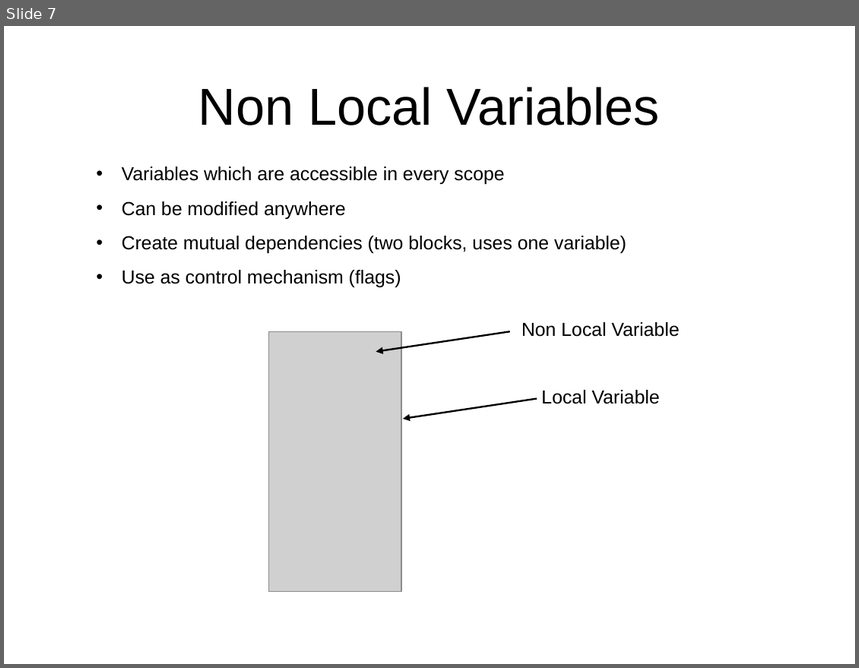
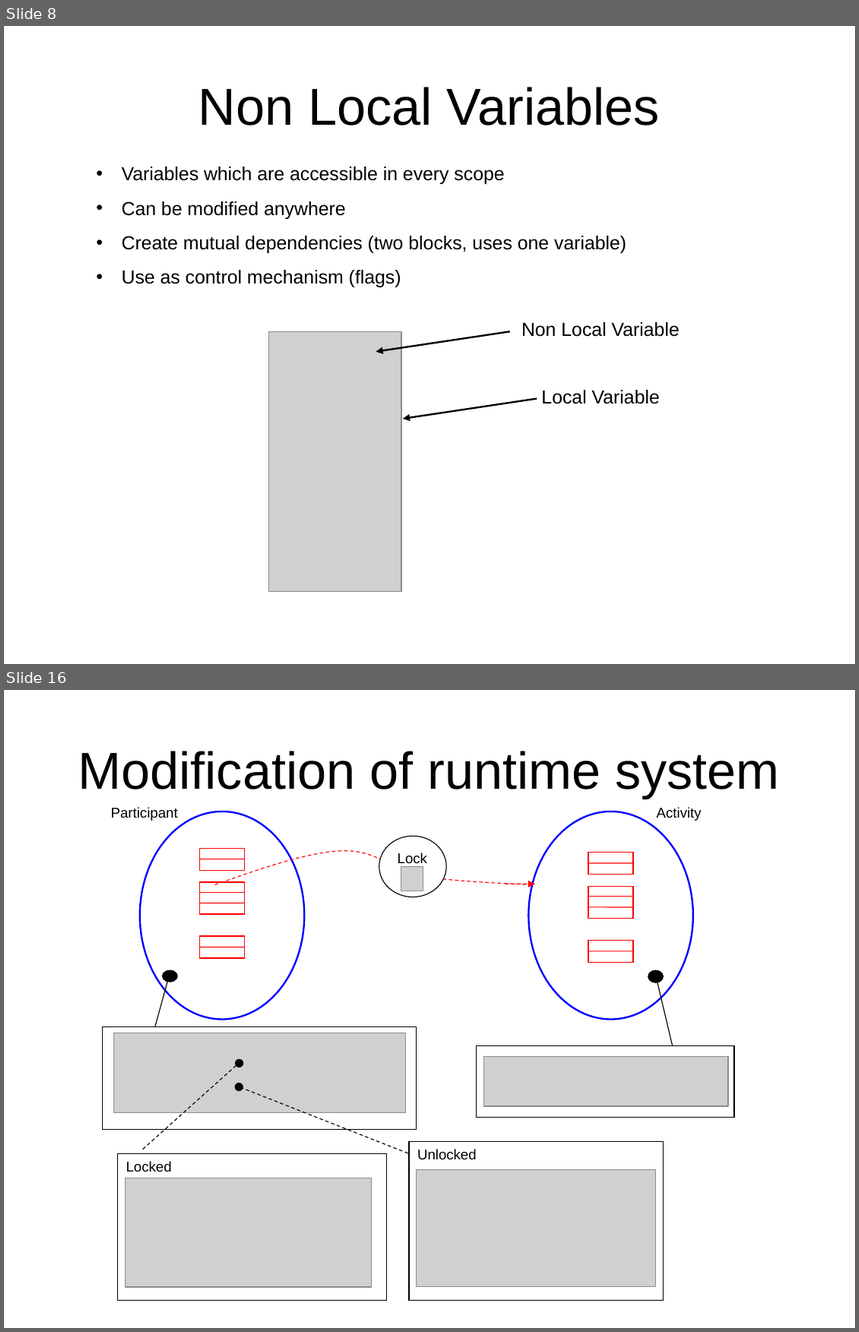
Before and after one commit to isurup/kalle-martin-group, a slide deck: SSE2/slides/2 Translation.ppt. Shown one above the other, each under a label of ours: slide 7 before the commit, slides 8 and 16 after it; the slides between them are not shown. The pictures are 859x668 and 859x1332 pixels, drawn with LibreOffice and Linux fonts; fonts in the diff are those of the drawing; grey boxes stand for pictures. Boxes give left, top, right and bottom in pixels: in the first picture for what was removed or moved away, otherwise in the second. Text is boxed around its words. In the diff, an @@ line names an element or a change of style, - is before the commit and + after.

```diff
--- a/SSE2/slides/2 Translation.ppt
+++ b/SSE2/slides/2 Translation.ppt
@@ slide 16 added at (x1=4, y1=690, x2=855, y2=1328), background #FFFFFF @@
@@ title added at (x1=78, y1=751, x2=780, y2=799), 44 pt, text #000000 @@
+Modification of runtime system
@@ group added at (x1=103, y1=807, x2=734, y2=1301): 12 rectangles, 12 lines, 7 ellipses, 5 pictures, 2 texts, 1 freeform shape, 1 arrow @@
+Activity
+Participant
+Lock
+Locked
+Unlocked
@@ what was slide 7 is now slide 8 @@
```
Also in this commit, not shown: 11 other slides added, 1 slide removed.
